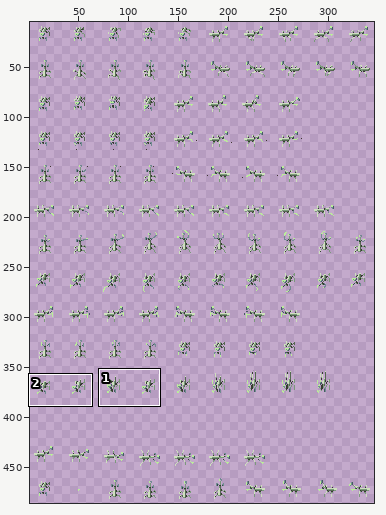
Sprite sheet -- Bugfixes and QOL/img/people/mantis_layer1.png. Above, an overview of the earlier version with the close-up marked.
Close-up. Before the commit:
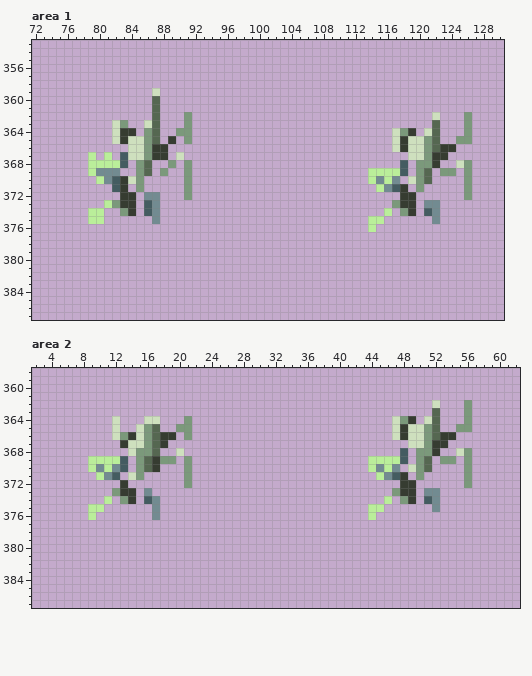
The file is 350x490 pixels. Pixels under 10% opacity are left out. Shown: area 1: x 72..130, y 353..387; area 2: x 2..62, y 358..387. The old version is drawn lined up with the new one. The wide view leaves out empty margins. The commit also changed other parts of the picture, which this record leaves out.
Now the later version:
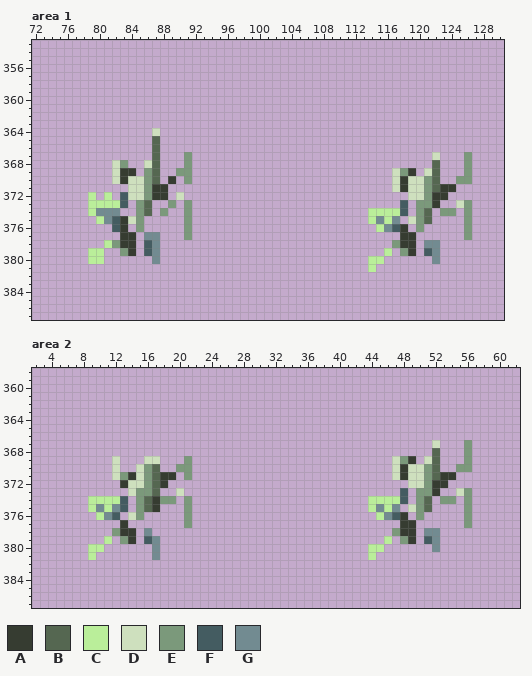
Palette (. is transparent): A #363c31  B #556751  C #baee9a  D #cee0be  E #7b997b  F #445c61  G #728b91
Change:
whole drawing moved by +0,+2 (the old picture is shown already moved)
Changed rows in their new state; - is an unchanged pixel.
Area 1:
first column x 79:
359 --------.---------------------------------------
360 --------.---------------------------------------
361 --------.---------------------------------------
362 --------.---.------------------------------.---.
363 ---..--..---.------------------------------.---.
364 ---...-.D--..-------------------------...-..---.
365 ---.....--.-.-------------------------......--..
366 -----...B.----------------------------........--
367 .-.-....B.-.E---------------------------...D.--E
368 ...DE-.DB-.----------------------------.-..B--.-
369 ...DAA.EB.-E-----------------------...DEA.DB..--
370 -..D--DEB-A------------------------...DA-DEB--E-
371 ---..DDEAA--.-----------------------..D-DDEBAA-.
372 C-C-FDDEAA-D.--------------------------.DDEAA--.
373 CC-CF.EB.-E-E-------------------------.F.EEA--DE
374 -GGG..EB.E--E----------------------CC-CF.EB.EE-E
375 .-GFADE-.---E-----------------------GCG-DEB.---E
376 ---FA-E-----E----------------------.CGFA-E-----E
377 ----AA-GG---E--------------------------AA------E
378 --CEAA-FG-----------------------------EAA-GG----
379 CC--EA-FG----------------------------C-EA-FG----
380 CC------G--------------------------CC------G----
381 -----------------------------------C------------
Area 2:
first column x 9:
362 -------------------------------------------.---.
363 -------------------------------------------.---.
364 ---.---..---.-------------------------...-..---.
365 ---.--...--..-------------------------......--..
366 ---........-.-------------------------........--
367 ----......------------------------------...D.--E
368 -----....--.---------------------------.-..B--.-
369 ...D.-.DD..------------------------...DEA.DB..--
370 ...D.-DEB--E-----------------------...DA-DEB--E-
371 -..DEADEBAA-------------------------..D-DDEBAA-.
372 -----DDEBA--.--------------------------.DDEAA--.
373 ---..DEEB--D--------------------------.F.EEA--DE
374 CC-CF.EBAEE-E----------------------CC-CF.EB.EE-E
375 -GCGF-EBA---E-----------------------GCG-DEB.---E
376 .CGF-DE-.---E----------------------.CGFA-E-----E
377 ----A-------E--------------------------AA------E
378 ---EAA-G------------------------------EAA-GG----
379 --C-EA-FG----------------------------C-EA-FG----
380 CC------G--------------------------CC------G----
381 C-------G--------------------------C------------
